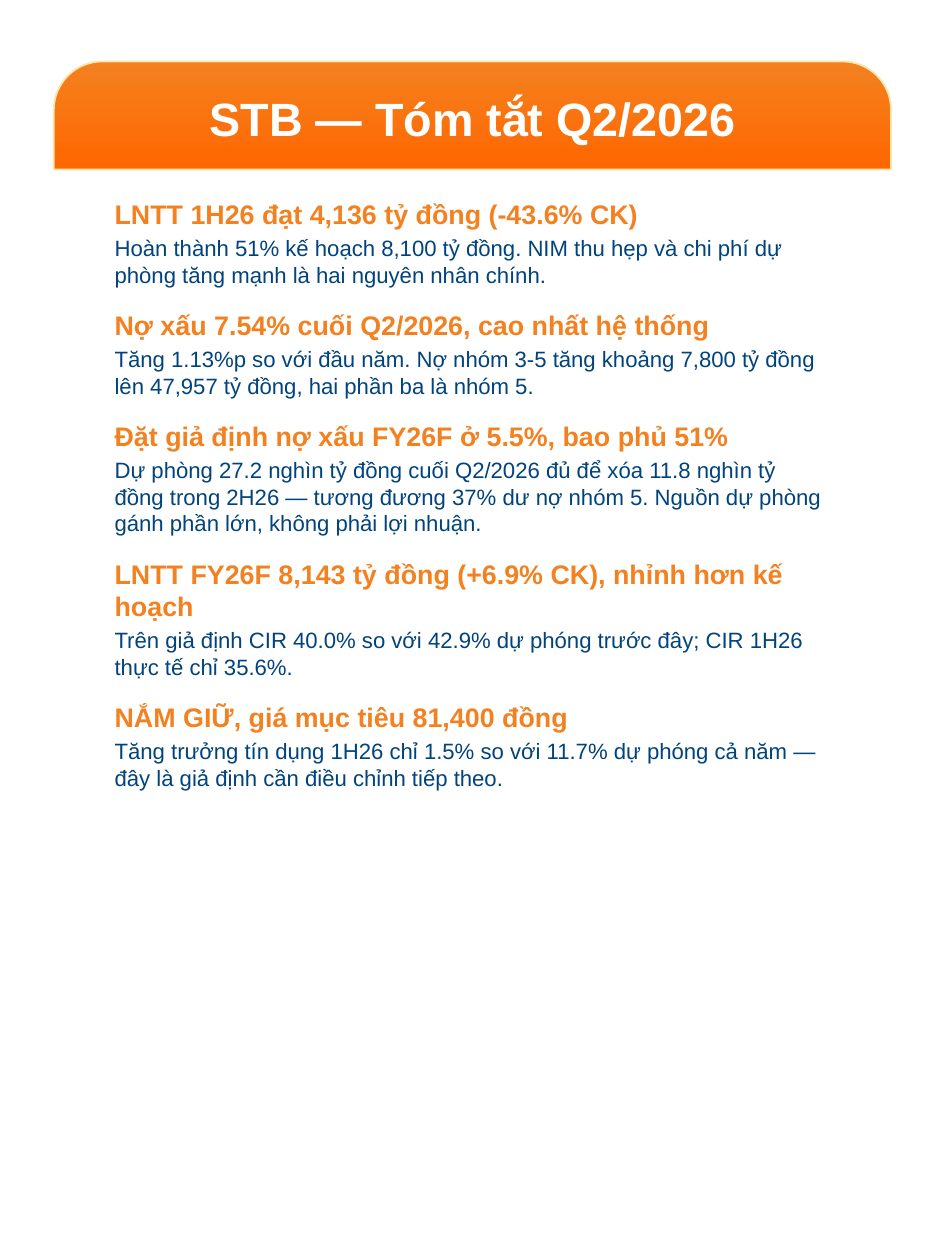
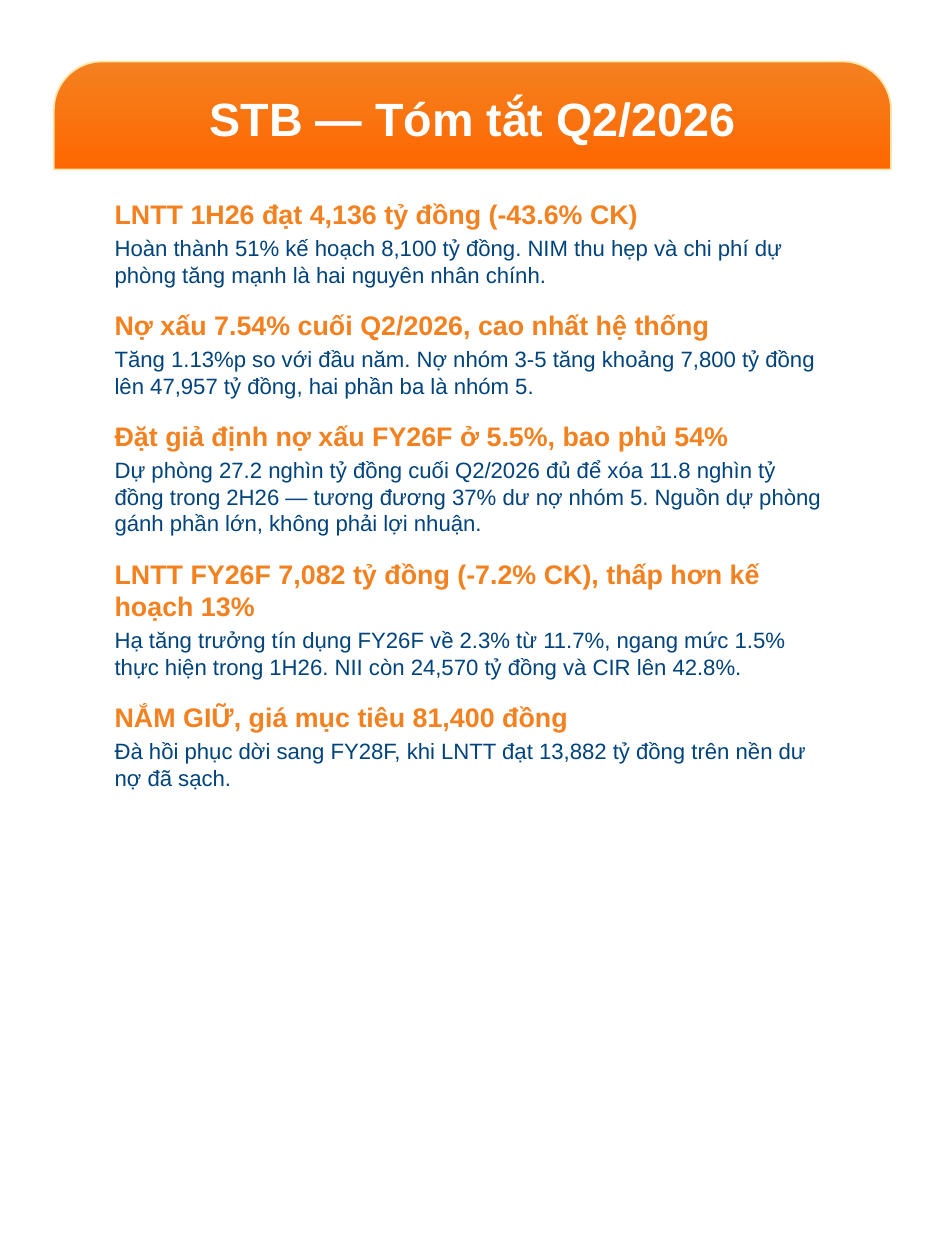
Before and after one commit to datquanton/verbose-guide, a slide deck: slide 7 of MASVN_Mobile_Report_STB_FPT_2Q26_EN_VN.pptx. Drawn at 945x1260 pixels with LibreOffice and Linux fonts; fonts in the diff are those of the drawing; background and template pictures are left out. Boxes give left, top, right and bottom in pixels: in the first picture for what was removed or moved away, otherwise in the second. Text is boxed around its words. In the diff, an @@ line names an element or a change of style, - is before the commit and + after.

```diff
--- a/MASVN_Mobile_Report_STB_FPT_2Q26_EN_VN.pptx
+++ b/MASVN_Mobile_Report_STB_FPT_2Q26_EN_VN.pptx
@@ text at (115, 425, 728, 451): text changed @@
-Đặt giả định nợ xấu FY26F ở 5.5%, bao phủ 51%
+Đặt giả định nợ xấu FY26F ở 5.5%, bao phủ 54%
@@ text at (115, 563, 785, 680): text changed @@
-LNTT FY26F 8,143 tỷ đồng (+6.9% CK), nhỉnh hơn kế hoạch
-Trên giả định CIR 40.0% so với 42.9% dự phóng trước đây; CIR 1H26 thực tế chỉ 35.6%.
+LNTT FY26F 7,082 tỷ đồng (-7.2% CK), thấp hơn kế hoạch 13%
+Hạ tăng trưởng tín dụng FY26F về 2.3% từ 11.7%, ngang mức 1.5% thực hiện trong 1H26. NII còn 24,570 tỷ đồng và CIR lên 42.8%.
@@ text at (115, 742, 806, 790): text changed @@
-Tăng trưởng tín dụng 1H26 chỉ 1.5% so với 11.7% dự phóng cả năm — đây là giả định cần điều chỉnh tiếp theo.
+Đà hồi phục dời sang FY28F, khi LNTT đạt 13,882 tỷ đồng trên nền dư nợ đã sạch.
```
Also in this commit, not shown: 7 other slides changed, 11 other files.
